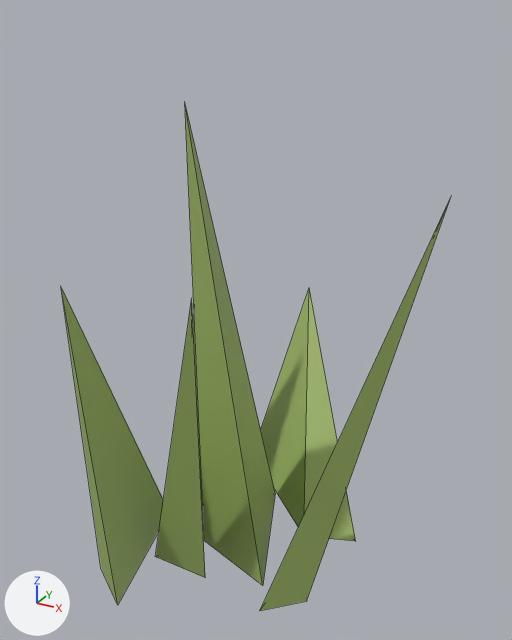
A saved change to the FBX model DevRes/Models/Grass1.fbx.
One viewpoint serves both versions: a 50 mm lens placed at (0.705, -1.197, 1.111), pointed at (0.054, -0.013, 0.519). The axes (+X, +Y, +Z) are drawn at lower left. The lights are the same throughout. Mesh edges are drawn as thin lines. Where no turn or scale is listed for an object, it has been applied to the vertices.

The older version as bpy lines, for what is in view:
```python
ob_cone = bpy.data.objects.new('Cone', me_cone_001)
ob_cone.location = (-0.022, -0.187, -0.022)
ob_cone.rotation_euler = (0.249, 0.181, 0.155)  # degrees (14, 10, 8.9)
ob_cone.scale = (0.383, 0.293, 0.778)
ob_cone_001 = bpy.data.objects.new('Cone.001', me_cone_002)
ob_cone_001.location = (0.074, 0.145, 0.093)
ob_cone_002 = bpy.data.objects.new('Cone.002', me_cone_003)
ob_cone_002.location = (0.06, -0.021, -0.024)
ob_cone_002.rotation_euler = (0.0513, -0.0799, 0.105)  # degrees (2.9, -4.6, 6)
ob_cone_002.scale = (0.508, 1.0, 1.0)
ob_cone_003 = bpy.data.objects.new('Cone.003', me_cone_004)
ob_cone_003.location = (0.207, -0.116, -0.005)
ob_cone_003.rotation_euler = (2.987, 0.274, 0.168)  # degrees (171, 16, 9.6)
ob_cone_003.scale = (-0.254, -0.746, -0.861)
ob_cone_004 = bpy.data.objects.new('Cone.004', me_cone_005)
ob_cone_004.location = (-0.125, 0.017, 0.0)
ob_cone_004.rotation_euler = (-0.00967, -0.00195, -3.002)  # degrees (-0.6, -0.1, -172)
ob_cone_004.scale = (0.501, 1.0, 0.716)
ob_cone_005 = bpy.data.objects.new('Cone.005', me_cone_006)
ob_cone_005.location = (-0.132, -0.207, -0.024)
ob_cone_005.rotation_euler = (0.0513, -0.0799, 0.105)  # degrees (2.9, -4.6, 6)
ob_cone_005.scale = (0.263, 0.995, 0.688)
```
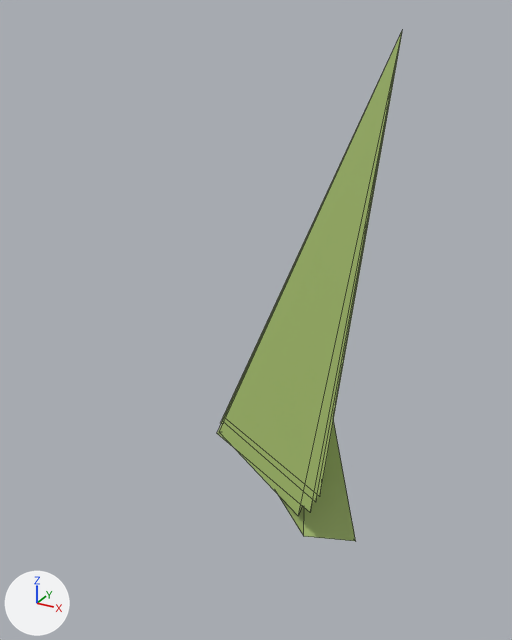
Boxes [x1, y1, x2, y2] around the edits, measured in the pictures (512 x 640 px):
```json
{"object": "Cone.004", "change": "moved, turned, rescaled", "before": [193, 321, 203, 505], "after": [217, 32, 402, 512]}
{"object": "Cone.002", "change": "moved, turned, rescaled", "before": [185, 105, 275, 585], "after": [226, 40, 401, 502]}
{"object": "Cone.003", "change": "moved, turned, rescaled", "before": [260, 197, 451, 611], "after": [219, 29, 403, 516]}
{"object": "Cone.005", "change": "moved, turned, rescaled", "before": [61, 287, 163, 605], "after": [317, 35, 402, 497]}
{"object": "Cone", "change": "moved, turned, rescaled", "before": [156, 299, 205, 578], "after": [221, 42, 397, 423]}
{"object": "Cone.001", "change": "unchanged, covered by the edit", "before": [261, 289, 356, 541], "after": [278, 419, 356, 541]}
```

Edits to the scene script, one JSON object a line:
```json
{"op": "set", "path": "ob_cone_004.scale", "old": "(0.501, 1.0, 0.716)", "new": "(1.0, 1.0, 1.0)"}
{"op": "set", "path": "ob_cone_004.location", "old": "(-0.125, 0.017, 0.0)", "new": "(0.074, 0.145, 0.093)"}
{"op": "set", "path": "ob_cone_004.rotation_euler", "old": "(-0.00967, -0.00195, -3.002)", "new": "(-0.26, 0.11, -0.207)", "note": "degrees (-0.6, -0.1, -172) -> degrees (-15, 6.3, -12)"}
{"op": "set", "path": "ob_cone_005.scale", "old": "(0.263, 0.995, 0.688)", "new": "(1.0, 1.0, 1.0)"}
{"op": "set", "path": "ob_cone_005.location", "old": "(-0.132, -0.207, -0.024)", "new": "(0.074, 0.145, 0.093)"}
{"op": "set", "path": "ob_cone_005.rotation_euler", "old": "(0.0513, -0.0799, 0.105)", "new": "(-0.26, 0.11, -0.207)", "note": "degrees (2.9, -4.6, 6) -> degrees (-15, 6.3, -12)"}
{"op": "set", "path": "ob_cone.scale", "old": "(0.383, 0.293, 0.778)", "new": "(1.0, 1.0, 1.0)"}
{"op": "set", "path": "ob_cone.location", "old": "(-0.022, -0.187, -0.022)", "new": "(0.074, 0.145, 0.093)"}
{"op": "set", "path": "ob_cone.rotation_euler", "old": "(0.249, 0.181, 0.155)", "new": "(-0.26, 0.11, -0.207)", "note": "degrees (14, 10, 8.9) -> degrees (-15, 6.3, -12)"}
{"op": "set", "path": "ob_cone_002.scale", "old": "(0.508, 1.0, 1.0)", "new": "(1.0, 1.0, 1.0)"}
{"op": "set", "path": "ob_cone_002.location", "old": "(0.06, -0.021, -0.024)", "new": "(0.074, 0.145, 0.093)"}
{"op": "set", "path": "ob_cone_002.rotation_euler", "old": "(0.0513, -0.0799, 0.105)", "new": "(-0.26, 0.11, -0.207)", "note": "degrees (2.9, -4.6, 6) -> degrees (-15, 6.3, -12)"}
{"op": "set", "path": "ob_cone_003.scale", "old": "(-0.254, -0.746, -0.861)", "new": "(1.0, 1.0, 1.0)"}
{"op": "set", "path": "ob_cone_003.location", "old": "(0.207, -0.116, -0.005)", "new": "(0.074, 0.145, 0.093)"}
{"op": "set", "path": "ob_cone_003.rotation_euler", "old": "(2.987, 0.274, 0.168)", "new": "(-0.26, 0.11, -0.207)", "note": "degrees (171, 16, 9.6) -> degrees (-15, 6.3, -12)"}
```
